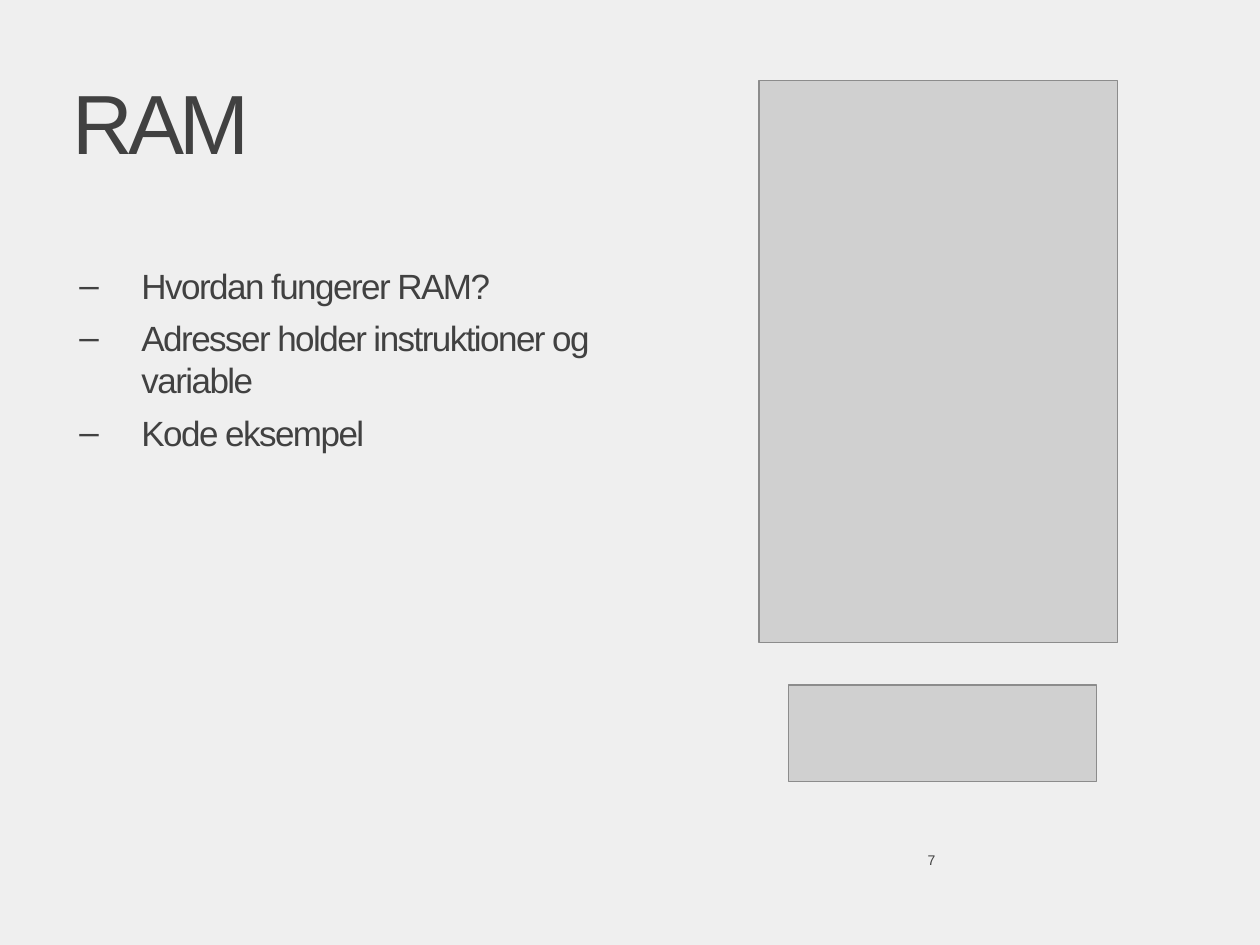
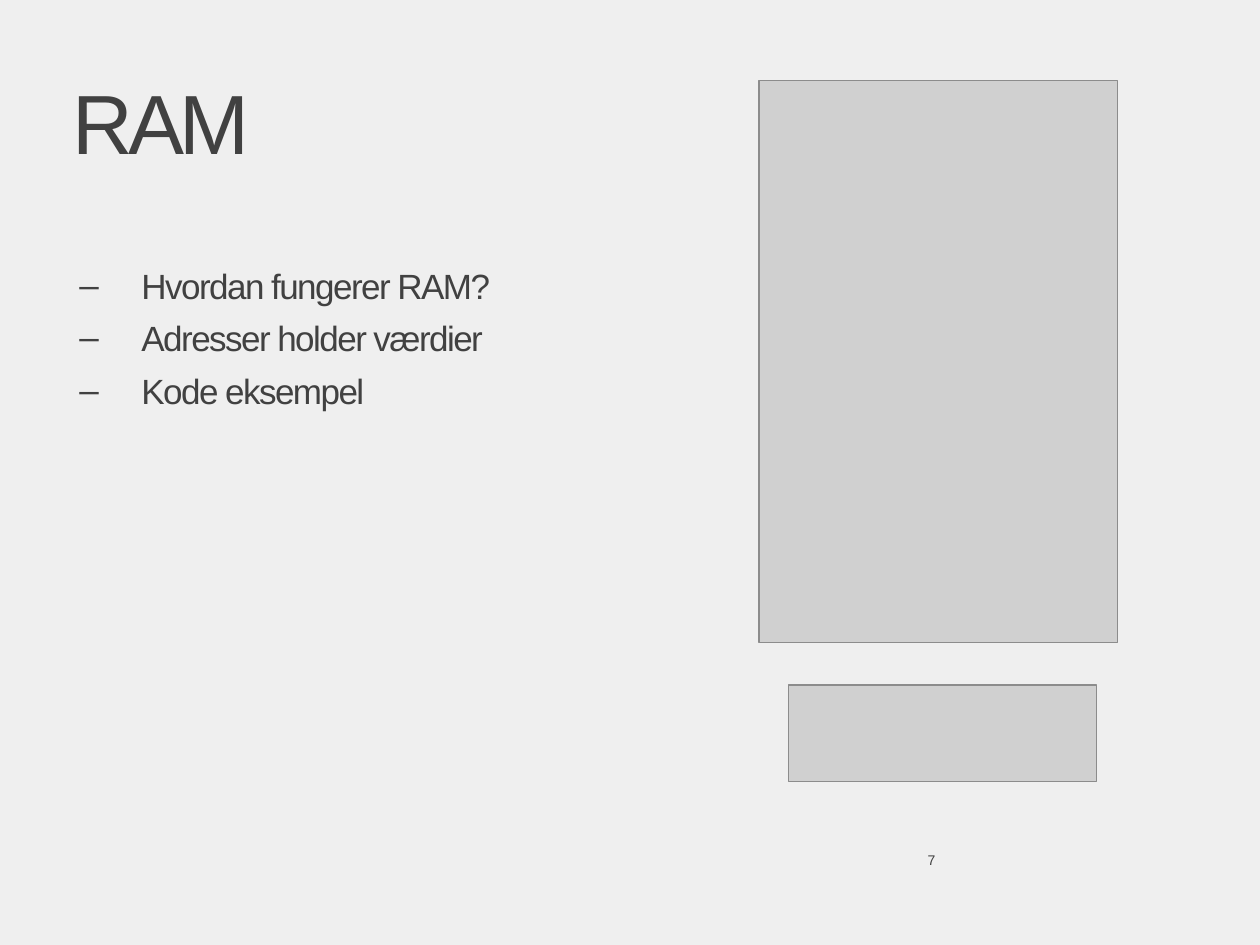
Before and after one commit to soenderup21/IT-Snyd-Og-Bedrag, a slide deck: slide 7 of Praesentation IT_SnydOgBedrag.pptx. Drawn at 1260x945 pixels with LibreOffice and Linux fonts; fonts in the diff are those of the drawing; grey boxes stand for pictures; background and template pictures are left out. Boxes give left, top, right and bottom in pixels: in the first picture for what was removed or moved away, otherwise in the second. Text is boxed around its words. In the diff, an @@ line names an element or a change of style, - is before the commit and + after.

```diff
--- a/Praesentation IT_SnydOgBedrag.pptx
+++ b/Praesentation IT_SnydOgBedrag.pptx
@@ text at bbox=[141, 325, 482, 352]: text changed @@
-– Adresser holder instruktioner og variable
+– Adresser holder værdier
```
Also in this commit, not shown: 4 other slides changed, 1 other file.
